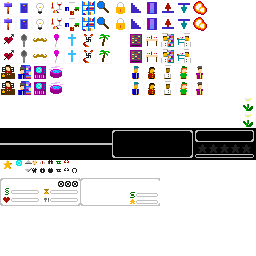
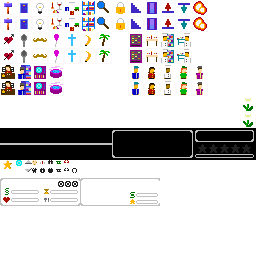
Revision of a layered (256, 256) image; what changed, layer by layer:
painted on "hud.png" over [left=83, top=34, right=93, bottom=63]
